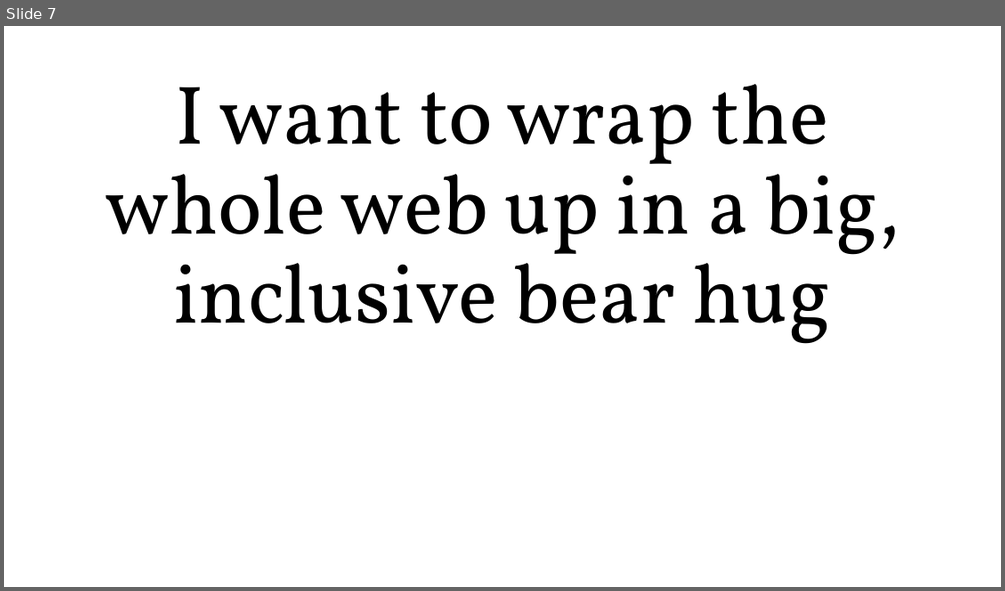
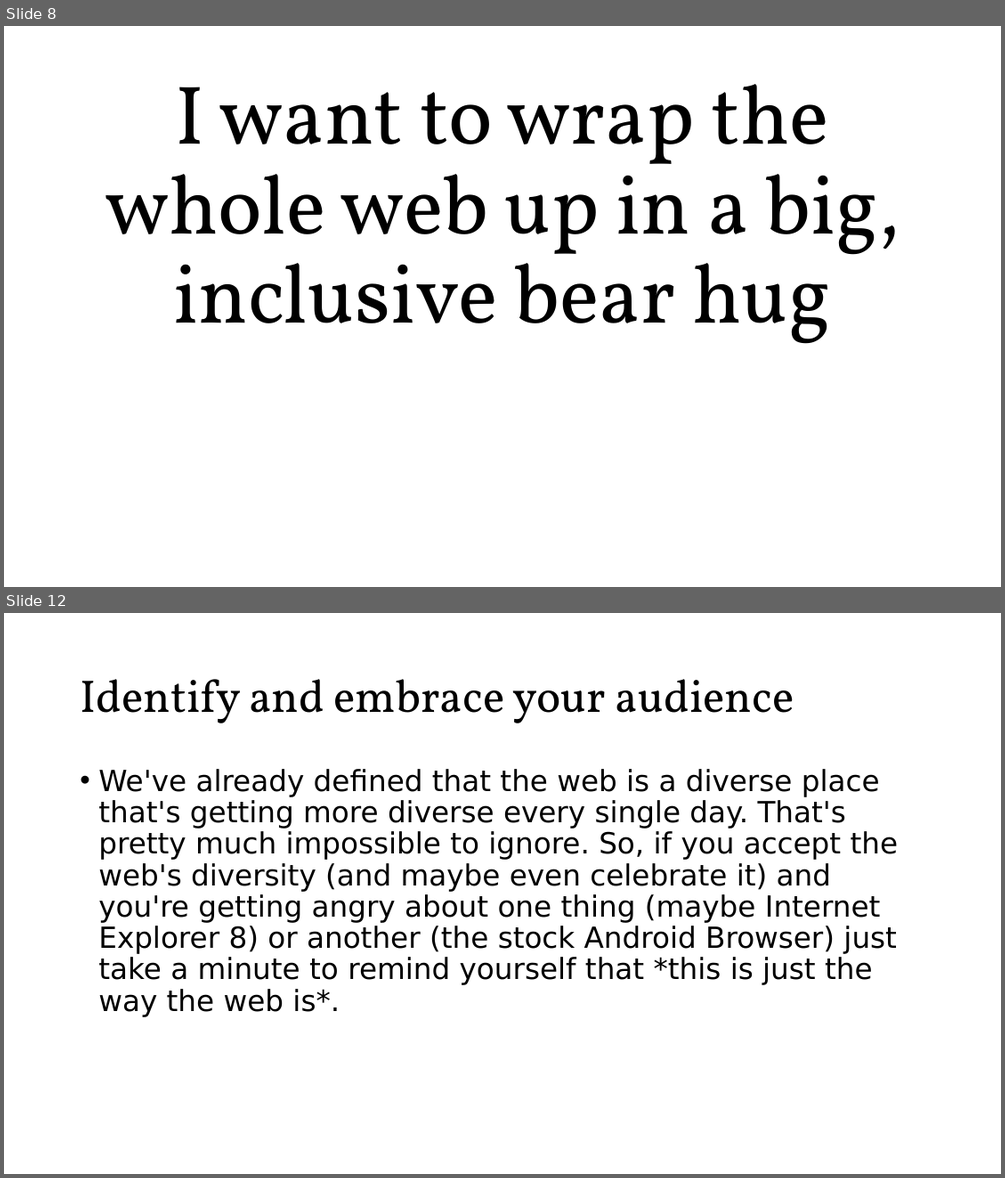
Before and after one commit to roblarsen/rob-larsen-presentations, a slide deck: wild-world-web.pptx. Shown one above the other, each under a label of ours: slide 7 before the commit, slides 8 and 12 after it; the slides between them are not shown. The pictures are 1005x591 and 1005x1178 pixels, drawn with LibreOffice and Linux fonts; fonts in the diff are those of the drawing; background and template pictures are left out. Boxes give left, top, right and bottom in pixels: in the first picture for what was removed or moved away, otherwise in the second. Text is boxed around its words. In the diff, an @@ line names an element or a change of style, - is before the commit and + after.

```diff
--- a/wild-world-web.pptx
+++ b/wild-world-web.pptx
@@ slide 12 added at (4,613,1001,1174), background picture (left out) @@
@@ title added at (80,679,794,723), 44 pt, text #000000 @@
+Identify and embrace your audience
@@ text added at (98,769,898,1017), 28 pt, text #000000 @@
+• We've already defined that the web is a diverse place that's getting more diverse every single day. That's pretty much impossible to ignore. So, if you accept the web's diversity (and maybe even celebrate it) and you're getting angry about one thing (maybe Internet Explorer 8) or another (the stock Android Browser) just take a minute to remind yourself that *this is just the way the web is*.
@@ what was slide 7 is now slide 8 @@
```
Also in this commit, not shown: 21 other slides added.
